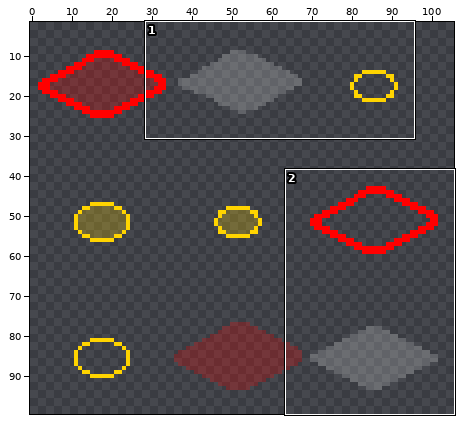
Two versions of one sprite sheet, fantasychess-client/assets/auto-generated-atlas4.png. The picture above shows the old version from afar; the outline marks the close-up.
Close-up. As it was:
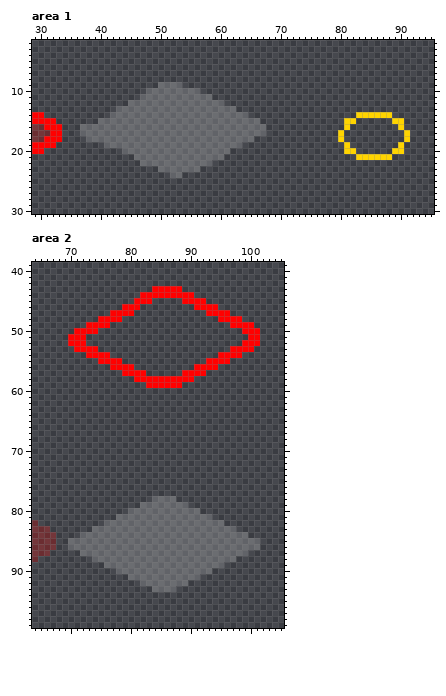
The file is 128x128 pixels. Shown: area 1: x 29..95, y 2..30; area 2: x 64..105, y 39..99. The wide view leaves out empty margins.
After:
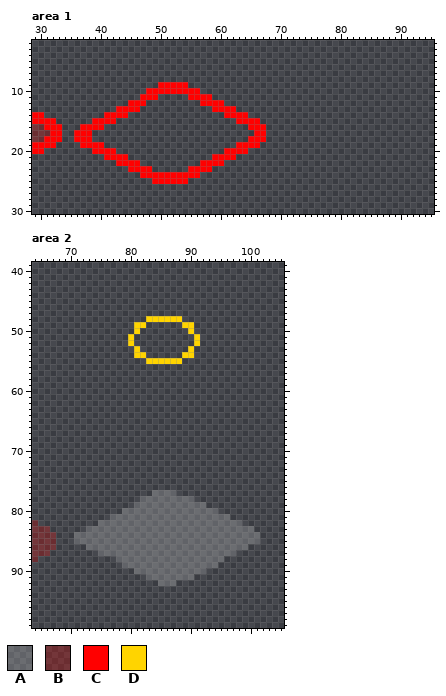
Palette (. is transparent): A #ffffff33  B #ff000040  C #ff0000  D #ffd400
From old to new:
Changed rows in their new state; - is an unchanged pixel.
Area 1:
first column x 36:
 9 --------------CCCCC-------------------------------------
10 ------------CCCCCCCCC-----------------------------------
11 -----------CCC.....CCCC---------------------------------
12 ---------CCC.........CCCC-------------------------------
13 -------CCCC............CCCC-----------------------------
14 -----CCCC................CCCC------------------......---
15 ---CCCC....................CCCC--------------..------..-
16 -CCCC........................CCC-------------.--------.-
17 CCC...........................CC------------.----------.
18 CCC..........................CCC------------.----------.
19 -CCCC......................CCCC--------------.--------.-
20 ---CCCC-.................CCCC----------------..------..-
21 -----CCCC-.............CCCC--------------------......---
22 -------CCCC..........CCCC-------------------------------
23 ---------CCCC-.....CCCC---------------------------------
24 -----------CCCCCCCCCC-----------------------------------
25 -------------CCCCCC-------------------------------------
Area 2:
first column x 70:
 43 --------------.....-------------
 44 ------------.........-----------
 45 -----------...-----....---------
 46 ---------...---------....-------
 47 -------....------------....-----
 48 -----....----DDDDDD------....---
 49 ---....----DD------DD------....-
 50 -....------D--------D--------...
 51 ...-------D----------D--------..
 52 ...-------D----------D-------...
 53 -....------D--------D------....-
 54 ---....----DD------DD----....---
 55 -----....----DDDDDD----....-----
 56 -------....----------....-------
 57 ---------....------....---------
 58 -----------..........-----------
 59 -------------......-------------
first column x 70:
 77 --------------AAAA--------------
 78 ------------AA----AAA-----------
 79 -----------A--------AAA---------
 80 ---------A------------AAA-------
 81 -------A----------------AAA-----
 82 -----A--------------------AAA---
 83 ---A------------------------AAA-
 84 -A----------------------------AA
 85 .-------------------------------
 86 ...---------------------------..
 87 --...-----------------------..--
 88 ----....------------------..----
 89 ------...----------------.------
 90 --------...------------.--------
 91 ----------...--------.----------
 92 ------------...---..------------
 93 --------------....--------------
